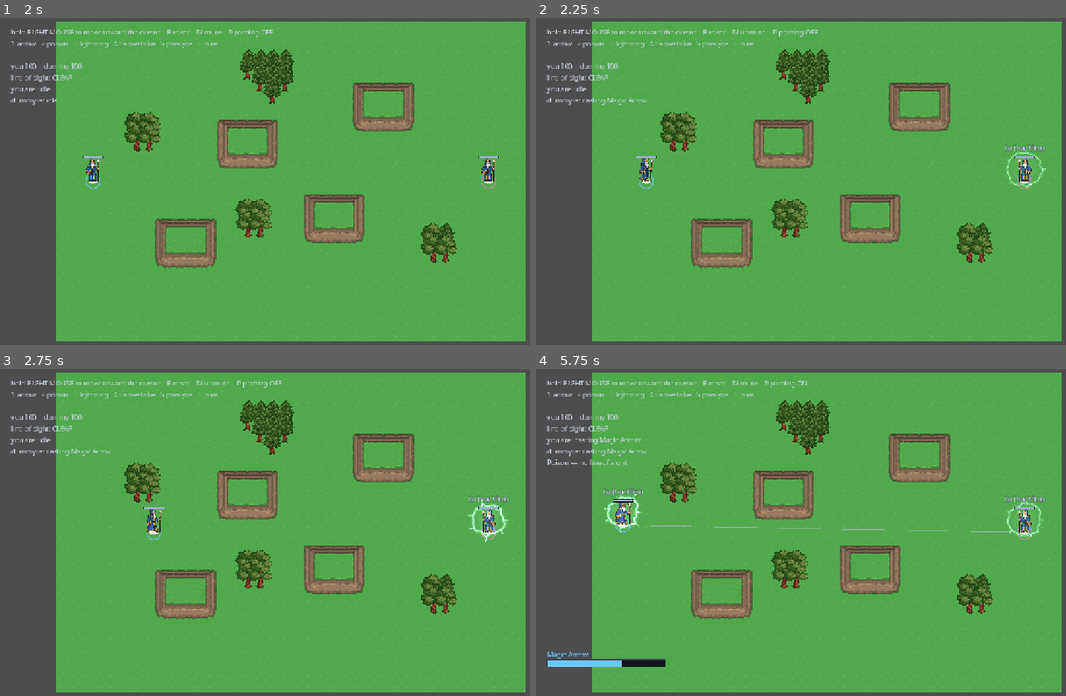
Above: before the commit, frames 1-4 (two rows, left to right).
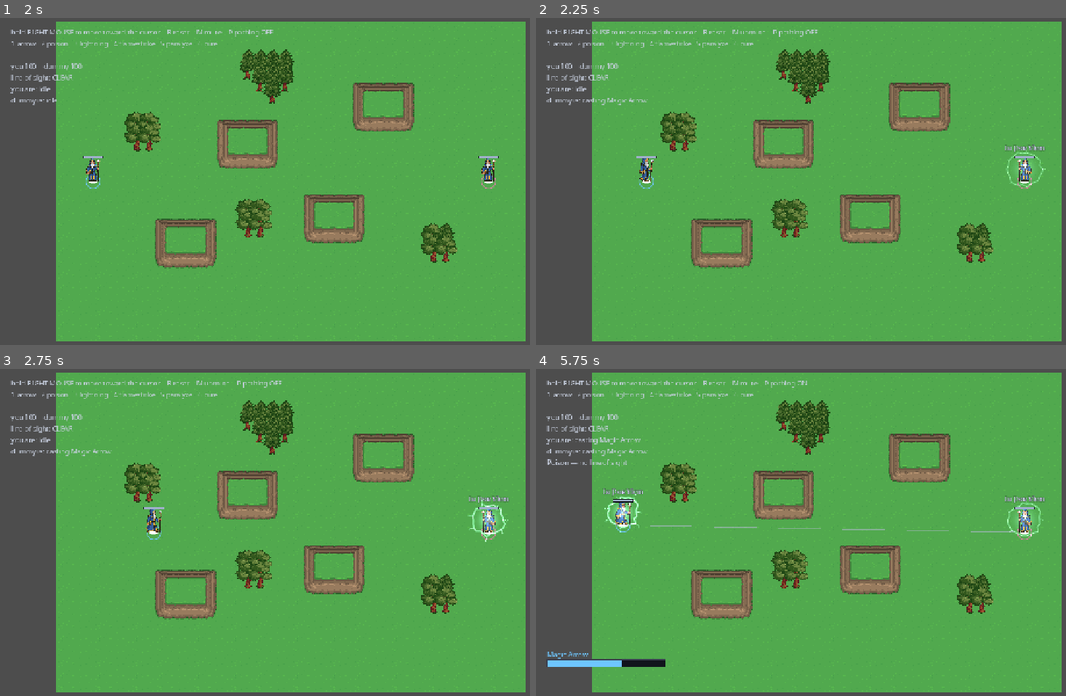
Above: after the commit, the same moments.

Repository: sirdeaz/uo-arena
Game: Godot game, scene res://autoload/boot.tscn
The game is run twice, just before and just after one commit, with the same random seed, the same clock (stepped at 60 frames per second) and the same inputs.
Inputs (mouse positions are in pixels of both pictures, inside the frame that each line leads up to):
- Up to frame 1 (2 s): click (137, 132) at 0.52 s; type "Alex" at 0.6 s; click "Offline practice" at 1.25 s
- Up to frame 2 (2.25 s): tap Enter at 2 s; move the mouse to (954, 165) at 2.02 s; hold D from 2.03 s (still down); tap M at 2.1 s; click (954, 165) at 2.17 s
- Up to frame 3 (2.75 s): keep holding D
- Up to frame 4 (5.75 s): move the mouse to (710, 548) at 2.77 s; release D at 2.78 s; hold S 2.78-3.53 s; tap one key every 0.75 s from 2.85 s: R P 2 1; move the mouse to (885, 460) at 3.52 s; hold D 3.53-4.28 s; move the mouse to (795, 597) at 4.27 s; hold W 4.28-5.03 s; click (795, 597) at 4.42 s; move the mouse to (1002, 581) at 5.02 s; hold A from 5.03 s (still down)

Frame 1 is identical in both runs. In frame 2, less than 0.1% of the frame differs, in the area x 88-97%, y 41-52%; in frame 3, 0.2%; in frame 4, 0.3%, in the area x 12-96%, y 38-52%.

Commit message:
Replace the stacked-stroke glow stand-in with a real falloff shader
SpellFX.draw_glow_line/draw_glow_disc used to fake bloom by drawing each
stroke or disc three times at falling flat alpha — no falloff curve, and
cost scaling linearly with strokes-per-effect x effects on screen. They
now build one mesh per shape (a stroke strip, or a disc's bounding quad)
carrying a signed offset-from-centre in its UV, and submit it once
through client/shaders/spell_glow.gdshader, which turns that distance
into a real halo-to-core falloff in the fragment shader. Callers
(bolt_layer.gd, fighter.gd) are unchanged — same signatures, same call
sites.

The shader replaces the additive CanvasItemMaterial on FX/Bolts with
render_mode blend_add, wired as an authored ShaderMaterial resource in
both fighter.tscn and arena_stage.tscn rather than load()'d.

Mesh construction (stroke_strip/disc_quad) is pulled into static,
tested functions per the project's convention; only the RenderingServer
submission touches a canvas.

Confirmed no client/ resources leak into the dedicated-server PCK build
(export_presets.cfg already excludes client/* wholesale) and that
tests/test_palette.gd's hex-literal scan doesn't need widening, since
the shader carries no colour of its own.

Closes #151

Co-Authored-By: Claude Sonnet 5 <noreply@anthropic.com>

Diff:
--- a/client/scenes/arena_stage.tscn
+++ b/client/scenes/arena_stage.tscn
@@ -5,9 +5,7 @@
 [ext_resource type="Script" path="res://client/bolt_layer.gd" id="2_bolts"]
 [ext_resource type="PackedScene" path="res://client/scenes/spell_audio.tscn" id="3_audio"]
 [ext_resource type="PackedScene" path="res://client/scenes/arena_hud.tscn" id="4_hud"]
-
-[sub_resource type="CanvasItemMaterial" id="CanvasItemMaterial_bolts"]
-blend_mode = 1
+[ext_resource type="Material" path="res://client/shaders/spell_glow_material.tres" id="5_glow"]
 
 [node name="Stage" type="Node2D"]
 script = ExtResource("0_stage")
@@ -23,7 +21,7 @@
 
 [node name="Bolts" type="Node2D" parent="."]
 z_index = 6
-material = SubResource("CanvasItemMaterial_bolts")
+material = ExtResource("5_glow")
 script = ExtResource("2_bolts")
 
 [node name="Audio" parent="." instance=ExtResource("3_audio")]
--- a/client/scenes/fighter.tscn
+++ b/client/scenes/fighter.tscn
@@ -5,9 +5,7 @@
 [ext_resource type="SpriteFrames" path="res://client/art/mage_frames.tres" id="3_frames"]
 [ext_resource type="Resource" path="res://client/art/fighter_chrome.tres" id="4_chrome"]
 [ext_resource type="Texture2D" uid="uid://byck52255s011" path="res://client/art/shadow.png" id="5_shadow"]
-
-[sub_resource type="CanvasItemMaterial" id="CanvasItemMaterial_fx"]
-blend_mode = 1
+[ext_resource type="Material" path="res://client/shaders/spell_glow_material.tres" id="6_glow"]
 
 [node name="Fighter" instance=ExtResource("1_base")]
 script = ExtResource("2_fighter")
@@ -25,7 +23,7 @@
 
 [node name="FX" type="Node2D" parent="."]
 position = Vector2(0, -32)
-material = SubResource("CanvasItemMaterial_fx")
+material = ExtResource("6_glow")
 
 [node name="UI" type="Node2D" parent="."]
 texture_filter = 2
--- /dev/null
+++ b/client/shaders/spell_glow.gdshader
@@ -0,0 +1,19 @@
+shader_type canvas_item;
+render_mode blend_add;
+
+// Real falloff-based glow, replacing the three stacked flat-alpha strokes/discs
+// SpellFX used to draw (#151). Every mesh SpellFX submits — a stroke strip or a
+// disc's bounding quad — carries the same UV convention: a signed offset from the
+// shape's own centre, one unit per axis, so `length(UV)` reads as "distance from
+// the light" whichever shape it is. That is what lets one shader serve both without
+// a mode switch, and it is also why the mesh-building lives in SpellFX rather than
+// here: this file only turns a distance into a colour.
+
+uniform float core_bias : hint_range(0.0, 1.0) = 0.85;
+
+void fragment() {
+	float d = length(UV);
+	float falloff = pow(clamp(1.0 - d, 0.0, 1.0), 2.2);
+	vec3 rgb = mix(COLOR.rgb, vec3(1.0), falloff * falloff * core_bias);
+	COLOR = vec4(rgb, COLOR.a * falloff);
+}
--- /dev/null
+++ b/client/shaders/spell_glow_material.tres
@@ -0,0 +1,6 @@
+[gd_resource type="ShaderMaterial" load_steps=2 format=3]
+
+[ext_resource type="Shader" path="res://client/shaders/spell_glow.gdshader" id="1_shader"]
+
+[resource]
+shader = ExtResource("1_shader")
--- a/client/spell_fx.gd
+++ b/client/spell_fx.gd
@@ -1,12 +1,13 @@
 extends RefCounted
 class_name SpellFX
 
-## Shape generators for the crackling rings and jagged bolts.
+## Shape generators for the crackling rings and jagged bolts, plus the meshes that turn
+## them into glow.
 ##
-## Everything is seeded rather than randomised per frame: regenerating each frame
-## strobes, while stepping the seed at a fixed rate reads as crackle. Drawing stacks
-## these shapes in additive passes — a wide dim halo, a mid body, then a thin near-white
-## core — which is what makes light look like it is glowing rather than painted.
+## Shapes are seeded rather than randomised per frame: regenerating each frame strobes,
+## while stepping the seed at a fixed rate reads as crackle. Drawing hands each shape to
+## `res://client/shaders/spell_glow.gdshader` as one mesh, which does the halo→body→core
+## falloff in the fragment shader instead of stacking flat-alpha passes on the CPU.
 
 ## How many times a second a shape re-rolls. Slow enough to read, fast enough to crackle.
 const CRACKLE_HZ: float = 18.0
@@ -56,8 +57,91 @@
 	return int(time * CRACKLE_HZ) * 977 + salt
 
 
-## Draws a line three times — a wide dim halo, a body, then a thin near-white core.
-## Stacked additively that reads as a glowing filament rather than a coloured stroke.
+# ── Glow meshes ──────────────────────────────────────────────────────────────────
+#
+# `res://client/shaders/spell_glow.gdshader` turns a distance into a halo→body→core
+# falloff in one fragment pass — real glow, replacing the old three stacked
+# flat-alpha `draw_polyline`/`draw_circle` calls (#151). It reads that distance as
+# `length(UV)`, so every mesh built below carries a UV that is a signed offset from
+# the shape's own centre, one unit per axis: a stroke's offset across its width, or a
+# disc's offset within its bounding quad. Building the vertex/UV/index arrays is the
+# decision (CLAUDE.md: pull the decision into a static function), so it is pure and
+# tested without a canvas; only `_submit` below touches the canvas.
+
+## Half the visible width of a stroke at `width = 1.0` — the old halo pass's width
+## (9.0) was the widest thing on screen, so it sets the new falloff's outer edge too.
+const STROKE_HALF_WIDTH: float = 4.5
+
+
+## Vertices, UVs and a triangle-list index array for a stroke strip along `points`,
+## `width` wide. Closed strips wrap their end normals into their start ones so a ring
+## has no seam at the join.
+static func stroke_strip(points: PackedVector2Array, width: float, closed: bool) -> Dictionary:
+	var count := points.size()
+	var half := STROKE_HALF_WIDTH * width
+	var loop_count := count + 1 if closed else count
+
+	var vertices := PackedVector2Array()
+	var uvs := PackedVector2Array()
+	for i in loop_count:
+		var index := i % count
+		var normal := _normal_at(points, index, closed)
+		vertices.append(points[index] + normal * half)
+		vertices.append(points[index] - normal * half)
+		uvs.append(Vector2(0.0, 1.0))
+		uvs.append(Vector2(0.0, -1.0))
+
+	var indices := PackedInt32Array()
+	for i in loop_count - 1:
+		var a := i * 2
+		indices.append_array([a, a + 1, a + 2, a + 1, a + 3, a + 2])
+
+	return {"vertices": vertices, "uvs": uvs, "indices": indices}
+
+
+## The perpendicular a stroke's two rail vertices sit on at `points[i]` — the average
+## of its neighbouring segment directions, so a bend gets a mitred rather than a
+## kinked rail. Open strokes have no neighbour past either end; closed ones wrap.
+static func _normal_at(points: PackedVector2Array, i: int, closed: bool) -> Vector2:
+	var count := points.size()
+	var has_prev := closed or i > 0
+	var has_next := closed or i < count - 1
+	var dir := Vector2.ZERO
+	if has_prev:
+		dir += (points[i] - points[(i - 1 + count) % count]).normalized()
+	if has_next:
+		dir += (points[(i + 1) % count] - points[i]).normalized()
+	if dir.length() == 0.0:
+		return Vector2.ZERO
+	return Vector2(-dir.y, dir.x).normalized()
+
+
+## Vertices, UVs and indices for a disc's bounding quad, centred on `centre`.
+static func disc_quad(centre: Vector2, radius: float) -> Dictionary:
+	var vertices := PackedVector2Array([
+		centre + Vector2(-radius, -radius),
+		centre + Vector2(radius, -radius),
+		centre + Vector2(radius, radius),
+		centre + Vector2(-radius, radius),
+	])
+	var uvs := PackedVector2Array([
+		Vector2(-1, -1), Vector2(1, -1), Vector2(1, 1), Vector2(-1, 1),
+	])
+	return {"vertices": vertices, "uvs": uvs, "indices": PackedInt32Array([0, 1, 2, 0, 2, 3])}
+
+
+## Submits a built mesh as one triangle array, flat-shaded `color` — the falloff
+## shader on `canvas.material` does the rest per pixel.
+static func _submit(canvas: CanvasItem, mesh: Dictionary, color: Color) -> void:
+	var colors := PackedColorArray()
+	colors.resize(mesh["vertices"].size())
+	colors.fill(color)
+	RenderingServer.canvas_item_add_triangle_array(
+		canvas.get_canvas_item(), mesh["indices"], mesh["vertices"], colors, mesh["uvs"]
+	)
+
+
+## A glowing stroke along `points` — a jagged bolt, a fork, a crackling ring.
 static func draw_glow_line(
 	canvas: CanvasItem,
 	points: PackedVector2Array,
@@ -68,25 +152,13 @@
 ) -> void:
 	if points.size() < 2 or intensity <= 0.0:
 		return
-
-	var path := points
-	if closed:
-		path = points.duplicate()
-		path.append(points[0])
-
-	var core := color.lerp(Color(1, 1, 1), 0.72)
-	canvas.draw_polyline(path, Color(color, 0.10 * intensity), 9.0 * width, true)
-	canvas.draw_polyline(path, Color(color, 0.30 * intensity), 4.5 * width, true)
-	canvas.draw_polyline(path, Color(core, 0.85 * intensity), 1.6 * width, true)
+	_submit(canvas, stroke_strip(points, width, closed), Color(color, intensity))
 
 
-## A soft radial haze, built from a few stacked discs. Cheap stand-in for real bloom,
-## which the Compatibility renderer will not give us for 2D.
+## A soft radial haze at `centre` — the aura behind a cast, the flash of an impact.
 static func draw_glow_disc(
 	canvas: CanvasItem, centre: Vector2, radius: float, color: Color, intensity: float
 ) -> void:
 	if intensity <= 0.0 or radius <= 0.0:
 		return
-	canvas.draw_circle(centre, radius, Color(color, 0.05 * intensity))
-	canvas.draw_circle(centre, radius * 0.62, Color(color, 0.07 * intensity))
-	canvas.draw_circle(centre, radius * 0.30, Color(color, 0.12 * intensity))
+	_submit(canvas, disc_quad(centre, radius), Color(color, intensity))
--- a/tests/test_fighter.gd
+++ b/tests/test_fighter.gd
@@ -79,12 +79,12 @@
 		CHROME.chest,
 		"the FX layer has drifted from fighter_chrome.tres chest — the aura will pool at the ankles"
 	)
-	var material := fx.material as CanvasItemMaterial
-	assert_true(material != null, "without a material the additive glow just tints the robe")
-	assert_eq(
-		material.blend_mode,
-		CanvasItemMaterial.BLEND_MODE_ADD,
-		"the authored FX material must stay additive"
+	var material := fx.material as ShaderMaterial
+	assert_true(material != null, "without the glow material the aura draws as flat shapes")
+	assert_eq(
+		material.shader.resource_path,
+		"res://client/shaders/spell_glow.gdshader",
+		"the FX layer must carry the glow shader — it is what draws the falloff, not just tints"
 	)
 
 
--- a/tests/test_spell_fx.gd
+++ b/tests/test_spell_fx.gd
@@ -79,3 +79,82 @@
 	var a := SpellFX.ring_path(40.0, 20, 5.0, 11)
 	var b := SpellFX.ring_path(40.0, 20, 5.0, 11)
 	assert_eq(a, b, "rings must be reproducible per seed too")
+
+
+# ── glow meshes ──────────────────────────────────────────────────────────────────
+#
+# The shapes above become glow through `spell_glow.gdshader`, which reads distance
+# from a shape's centre as `length(UV)`. What's pinned here is the contract the
+# shader depends on: every rail vertex sits `width` away from the point it was built
+# from, and its UV carries exactly that signed offset.
+
+func test_stroke_strip_has_two_rail_vertices_per_point() -> void:
+	var points := PackedVector2Array([Vector2.ZERO, Vector2(50, 0), Vector2(100, 20)])
+	var mesh := SpellFX.stroke_strip(points, 1.0, false)
+	assert_eq(mesh["vertices"].size(), 6, "an open strip needs two rails per point")
+
+
+func test_stroke_strip_rails_straddle_the_source_point() -> void:
+	var points := PackedVector2Array([Vector2.ZERO, Vector2(50, 0), Vector2(90, 30)])
+	var mesh := SpellFX.stroke_strip(points, 1.0, false)
+	var vertices: PackedVector2Array = mesh["vertices"]
+	for i in points.size():
+		var midpoint := (vertices[i * 2] + vertices[i * 2 + 1]) / 2.0
+		assert_true(
+			midpoint.distance_to(points[i]) < 0.001,
+			"rail pair %d should straddle its source point, not sit off to one side" % i
+		)
+
+
+func test_stroke_strip_rail_offset_matches_width() -> void:
+	var points := PackedVector2Array([Vector2.ZERO, Vector2(100, 0)])
+	var width := 2.0
+	var mesh := SpellFX.stroke_strip(points, width, false)
+	var vertices: PackedVector2Array = mesh["vertices"]
+	var half := SpellFX.STROKE_HALF_WIDTH * width
+	for i in 2:
+		assert_almost_eq(
+			vertices[i].distance_to(points[0]), half, "rail should sit half the stroke width out"
+		)
+
+
+func test_closed_stroke_strip_has_no_seam() -> void:
+	var points := SpellFX.ring_path(40.0, 8, 0.0, 3)
+	var mesh := SpellFX.stroke_strip(points, 1.0, true)
+	var vertices: PackedVector2Array = mesh["vertices"]
+	var last := vertices.size() - 2
+	assert_eq(vertices[0], vertices[last], "a closed ring's rail must close on itself")
+	assert_eq(vertices[1], vertices[last + 1], "both rails, not just one")
+
+
+func test_stroke_strip_indices_stay_within_the_vertex_array() -> void:
+	var points := SpellFX.bolt_path(Vector2.ZERO, Vector2(200, 0), 6, 10.0, 2)
+	var mesh := SpellFX.stroke_strip(points, 1.0, false)
+	var vertex_count: int = mesh["vertices"].size()
+	for index in mesh["indices"]:
+		assert_true(index >= 0 and index < vertex_count, "index %d escaped the vertex array" % index)
+
+
+func test_stroke_strip_uvs_carry_the_signed_offset_across_the_width() -> void:
+	var points := PackedVector2Array([Vector2.ZERO, Vector2(50, 0)])
+	var mesh := SpellFX.stroke_strip(points, 1.0, false)
+	var uvs: PackedVector2Array = mesh["uvs"]
+	for uv in uvs:
+		assert_almost_eq(uv.length(), 1.0, "a rail's UV should read as exactly the shape's edge")
+
+
+func test_disc_quad_corners_sit_radius_from_centre_on_each_axis() -> void:
+	var centre := Vector2(30, -10)
+	var radius := 25.0
+	var mesh := SpellFX.disc_quad(centre, radius)
+	for vertex in mesh["vertices"]:
+		var offset: Vector2 = vertex - centre
+		assert_almost_eq(absf(offset.x), radius, "a quad corner should sit exactly on the radius")
+		assert_almost_eq(absf(offset.y), radius, "on both axes")
+
+
+func test_disc_quad_uv_corners_are_the_unit_square() -> void:
+	var mesh := SpellFX.disc_quad(Vector2.ZERO, 40.0)
+	for uv in mesh["uvs"]:
+		assert_almost_eq(absf(uv.x), 1.0, "disc UVs should span exactly [-1, 1]")
+		assert_almost_eq(absf(uv.y), 1.0, "on both axes")
Not shown, added: client/shaders/spell_glow.gdshader.uid
